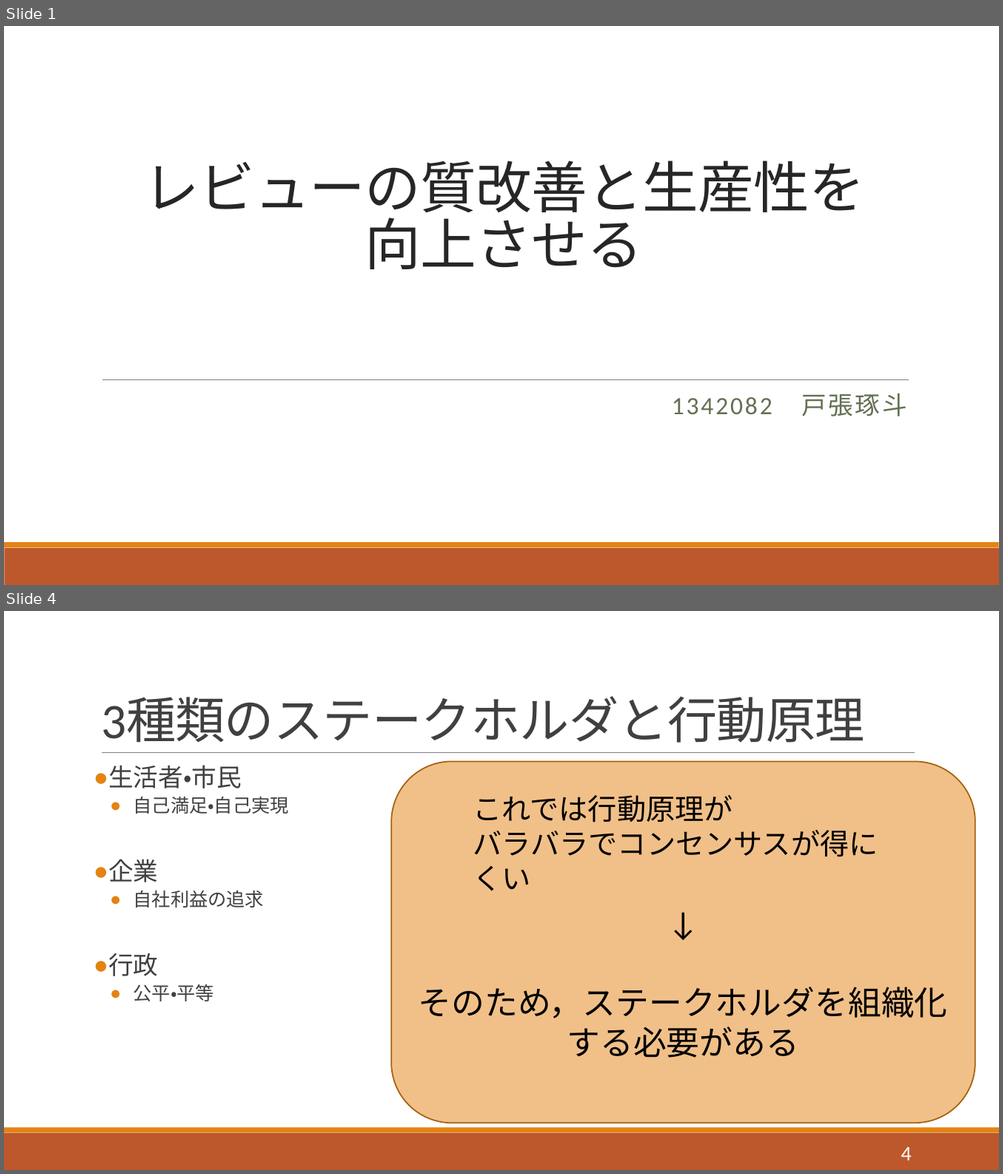
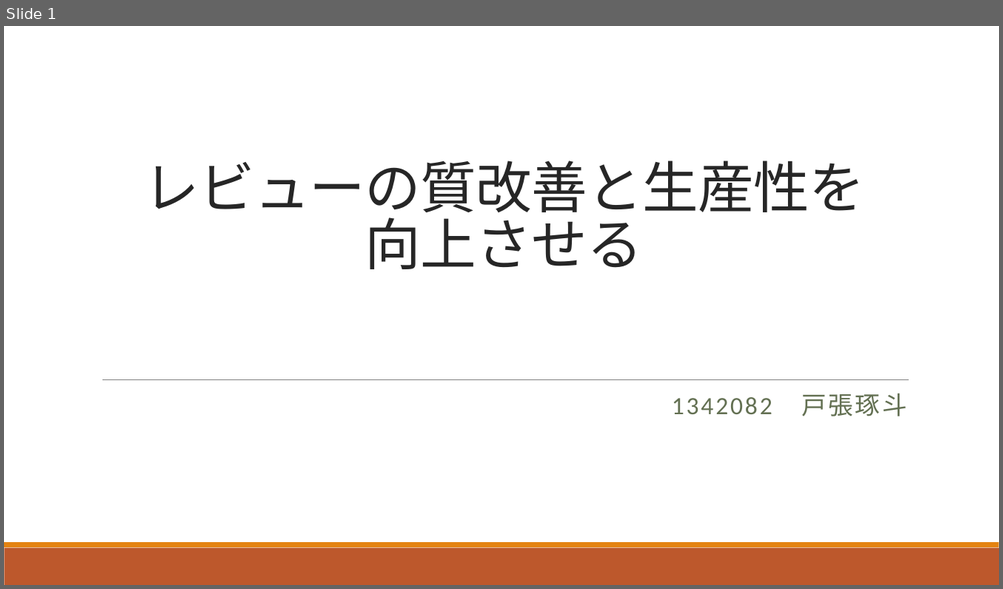
Before and after one commit to horiuchi-lab-teamA/horiuchi-lab-teamA-, a slide deck: ゼミ1/j13/1342082.pptx. Shown one above the other, each under a label of ours: slides 1 and 4 before the commit, slide 1 after it; the slides between them are not shown. The pictures are 1003x1174 and 1003x589 pixels, drawn with LibreOffice and Linux fonts; fonts in the diff are those of the drawing. Boxes give left, top, right and bottom in pixels: in the first picture for what was removed or moved away, otherwise in the second. Text is boxed around its words. In the diff, an @@ line names an element or a change of style, - is before the commit and + after.

```diff
--- a/ゼミ1/j13/1342082.pptx
+++ b/ゼミ1/j13/1342082.pptx
@@ slide 4 removed at [4, 611, 999, 1170], background #FFFFFF; not listed: 2 template elements that a slide beside it also shows @@
@@ title removed at [101, 698, 865, 743] @@
-3種類のステークホルダと行動原理
@@ line removed from (102, 753) to (915, 753) @@
@@ text removed at [108, 765, 289, 1002] @@
-● 生活者・市民
-  ● 自己満足・自己実現
-● 企業
-  ● 自社利益の追求
-● 行政
-  ● 公平・平等
@@ rounded rectangle removed at [391, 762, 975, 1124] @@
-↓
-そのため，ステークホルダを組織化する必要がある
@@ text removed at [473, 795, 878, 857] @@
-これでは行動原理が
-バラバラでコンセンサスが得にくい
@@ page number removed at [901, 1147, 911, 1161] @@
-4
```
Also in this commit, not shown: 7 slides changed, 1 other slide removed.
